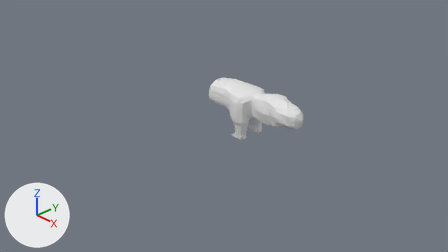
What one commit did to the Blender file BlenderModels/Pokemons/EveEvolutions/eevee.blend.
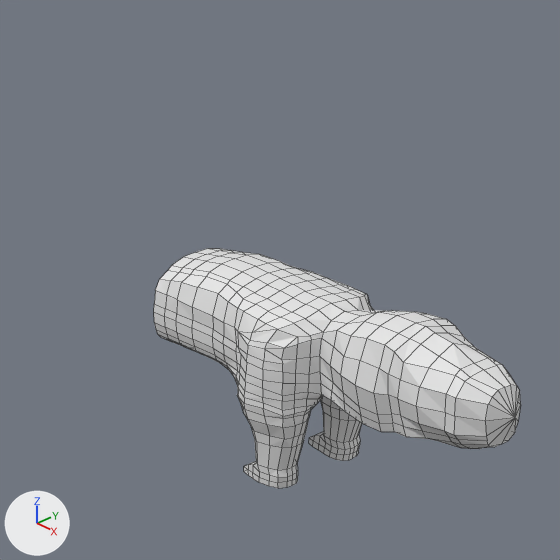
Old and new are each drawn from the file's camera 'Camera' and again close up on the part from 38% to 70% of the width and 5% to 63% of the height. The axes (+X, +Y, +Z) are drawn at lower left. The lights are the same throughout. The close-ups show mesh edges as thin lines.
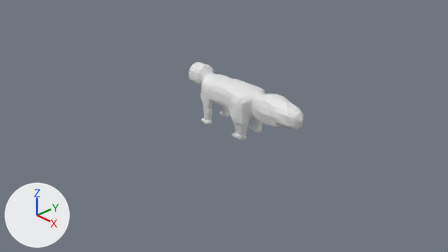
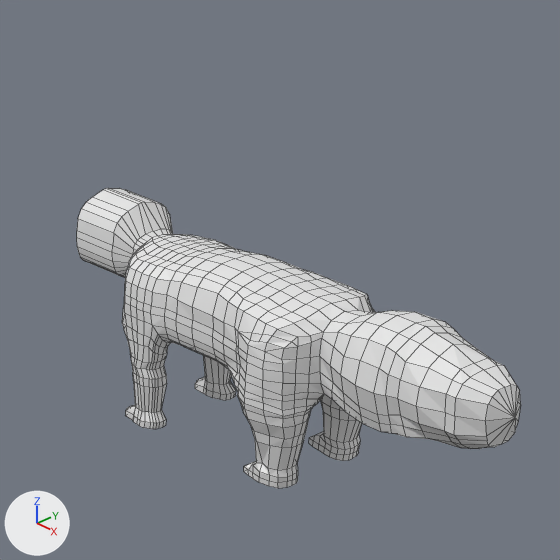
What differs and where, as boxes [x1, y1, x2, y2] in the close-ups (560 x 560 px):
'Cube.001', reshaped (21% wider, 25% taller)
    before: [154, 248, 521, 488]
    after: [77, 188, 521, 488]
part 1 of me_cube_001, built on
    before: [154, 248, 517, 475]
    after: [77, 188, 517, 475]

The change, as a diff of the scene's bpy script:
```diff
--- a/BlenderModels/Pokemons/EveEvolutions/eevee.blend.py
+++ b/BlenderModels/Pokemons/EveEvolutions/eevee.blend.py
@@ me_cube_001 @@
 # used by ob_cube_001; location = (0.0, 0.0, 0.5); scale = (0.503, 0.167, 0.513)
-me_cube_001.from_pydata(...)  # 462 vertices, 431 faces, 2 loose edges; spans x -0.2..3.58, y -2.09..0.0, z -0.94..0.8
+me_cube_001.from_pydata(...)  # 817 vertices, 775 faces, 1 loose edge; spans x -1.43..3.58, y -2.09..0.0, z -0.94..0.91
+# me_cube_001 part 1: 65 vertices moved from x -0.2..3.22, y -1.99..0.0, z -0.83..0.72 to x -0.24..3.22, y -1.99..0.0, z -0.83..0.7; 355 vertices added at x -1.43..1.53, y -1.89..0.0, z -0.94..0.91
```
